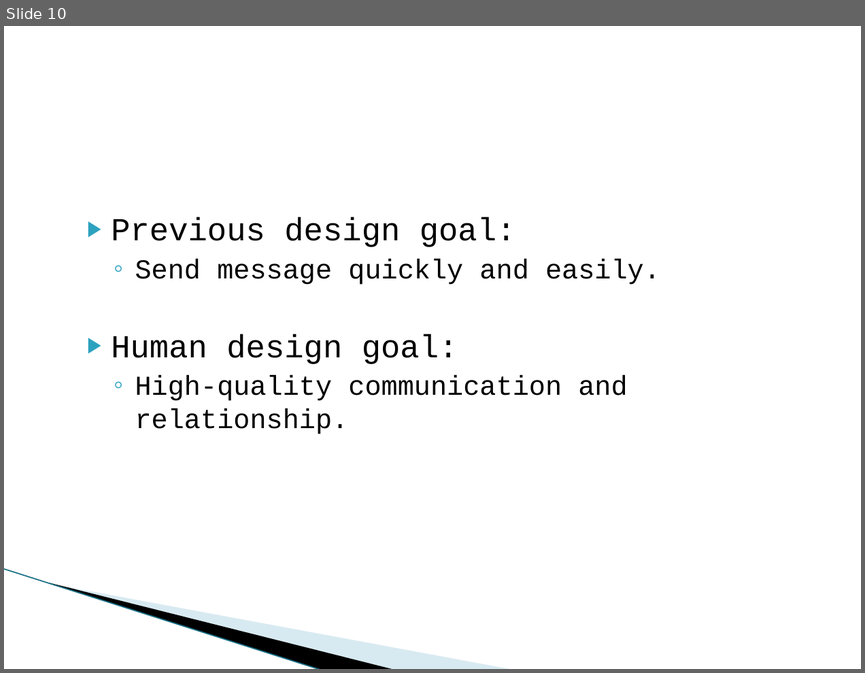
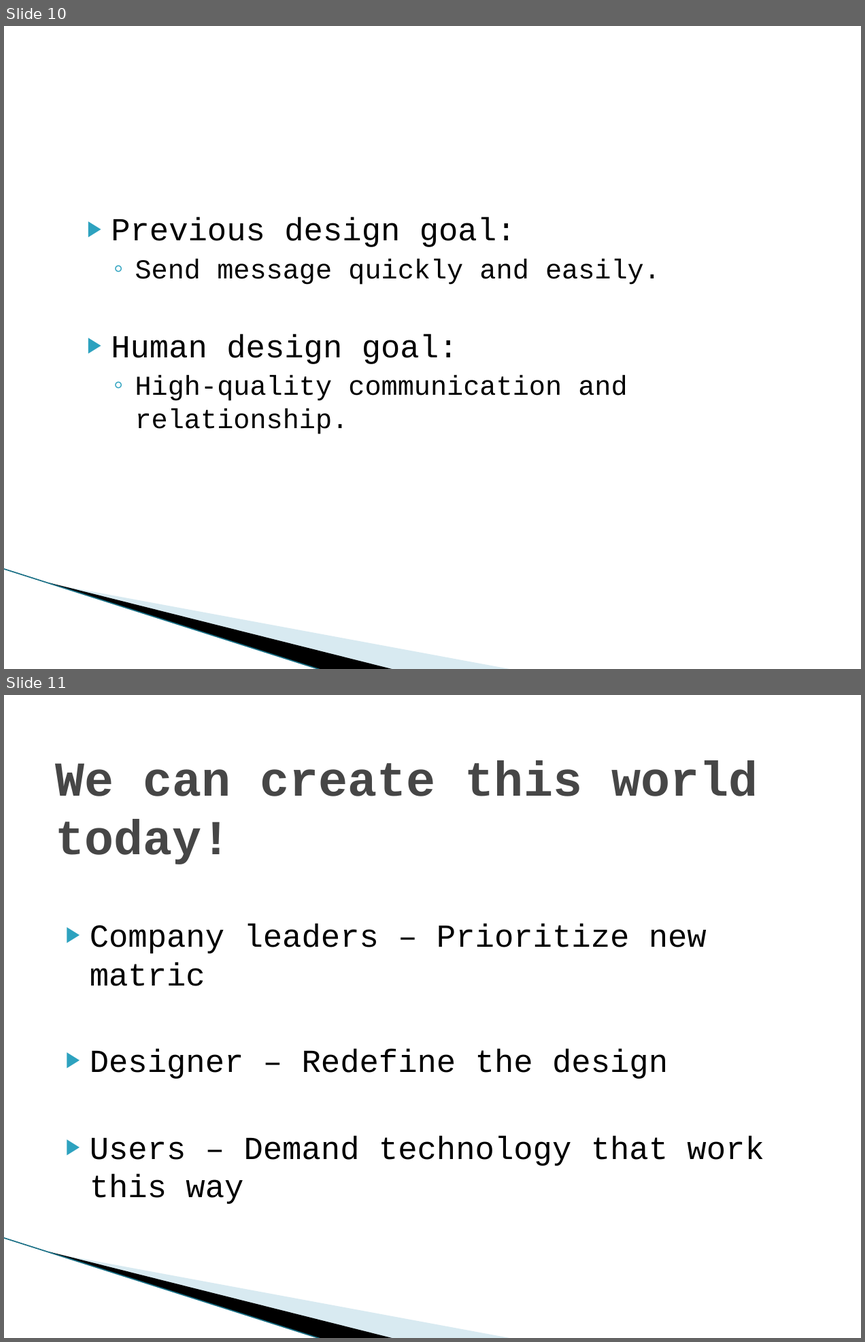
Before and after one commit to Tayyabt120/temp, a slide deck: How better tech could protect us from distraction.pptx. Shown one above the other, each under a label of ours: slide 10 before the commit, slides 10 and 11 after it. The pictures are 865x673 and 865x1342 pixels, drawn with LibreOffice and Linux fonts; fonts in the diff are those of the drawing; background and template pictures are left out. Boxes give left, top, right and bottom in pixels: in the first picture for what was removed or moved away, otherwise in the second. Text is boxed around its words. In the diff, an @@ line names an element or a change of style, - is before the commit and + after.

```diff
--- a/How better tech could protect us from distraction.pptx
+++ b/How better tech could protect us from distraction.pptx
@@ slide 11 added at (4, 695, 861, 1338), background #FFFFFF; not listed: 3 template elements that a slide beside it also shows @@
@@ title added at (55, 761, 757, 864), 41 pt, text #464646, bold @@
+We can create this world today!
@@ text added at (90, 923, 764, 1204), 27 pt, text #000000 @@
+▶ Company leaders – Prioritize new matric
+▶ Designer – Redefine the design
+▶ Users – Demand technology that work this way
```
Also in this commit, not shown: 2 other slides added.
